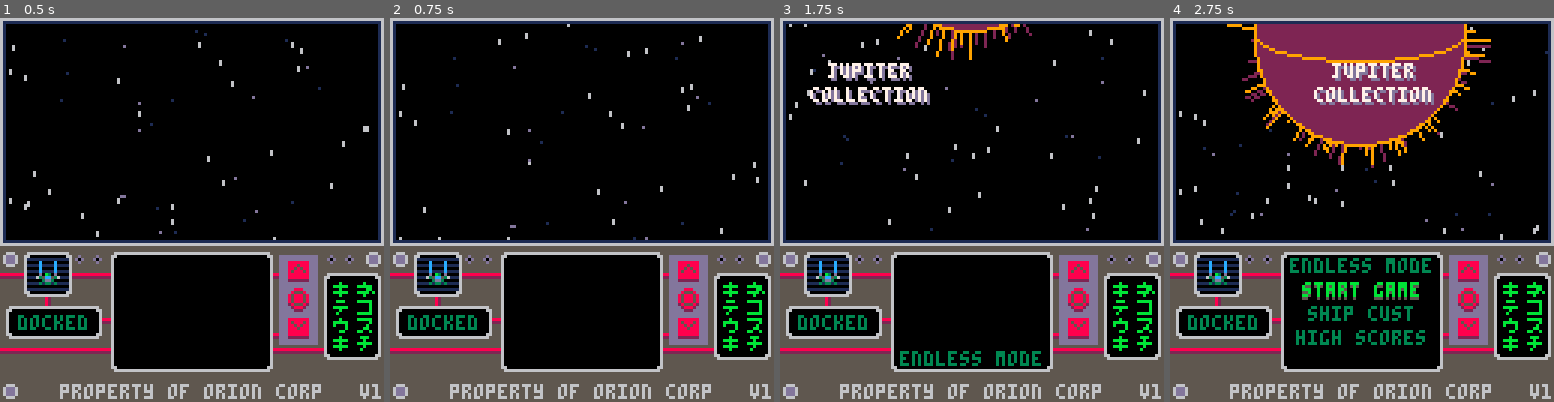
Above: before the commit, frames 1-4 (left to right).
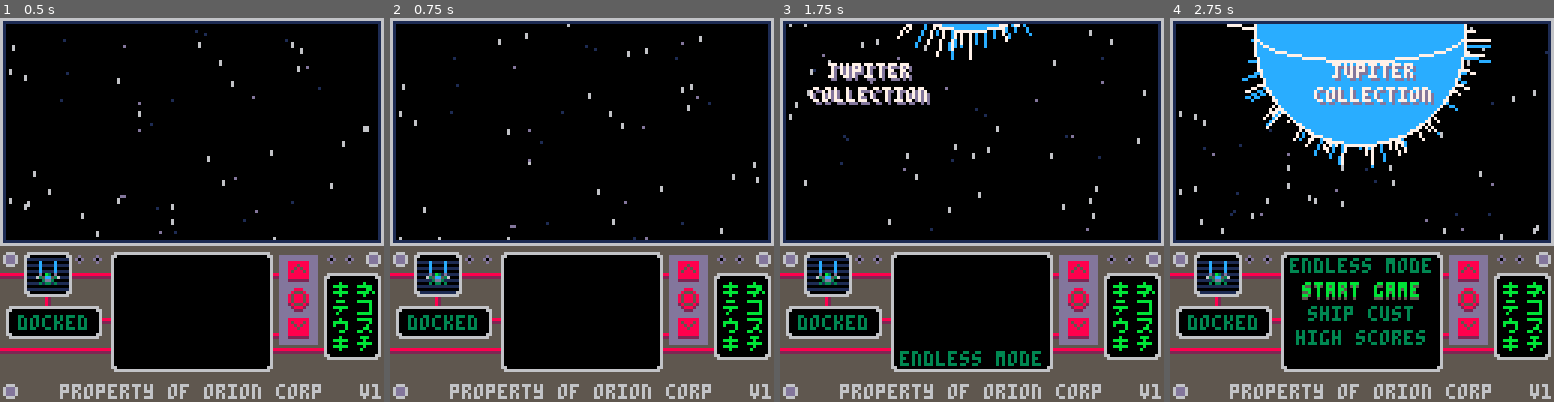
Above: after the commit, the same moments.

Repository: jacobneal65/drop-p8
Game: PICO-8 cartridge drop.p8
Same seed, same stepped clock (60 frames per second), same inputs: the game is played once before the commit and once after it.
Inputs:
- Up to frame 1 (0.5 s): tap X (X key) at 0.33 s
- Up to frame 2 (0.75 s): tap O (Z key) at 0.7 s
- Up to frame 3 (1.75 s): tap X (X key) at 1.07 s; hold Right from 1.6 s (still down); tap O (Z key) at 1.7 s
- Up to frame 4 (2.75 s): tap X (X key) at 1.85 s; release Right at 2.1 s; tap O (Z key) at 2.1, 2.5 s; hold Up 2.15-2.42 s; hold Right from 2.47 s (still down)

Frame 1 is identical in both runs. In frame 2, 0.8% of the frame differs, in the area x 7-18%, y 62-72%; in frame 3, 0.9%; in frame 4, 15%, in the area x 7-84%, y 1-72%.

Commit message:
started work on ship cust

Diff:
--- a/drop.p8
+++ b/drop.p8
@@ -23,7 +23,7 @@
 	sclrd={12,9,2,14}
 	scls={"b","k","m","g"}
 	sgtyp={"variable","incongruent","normal","irregular"}
-	intro_sun = f_rnd(3)+1
+	intro_sun = f_rnd(4)+1
 	--player
 	p_x=64
 	p_y=100
@@ -216,11 +215,26 @@
 		btn_sprs[3]=110
 		btn_tmr=5
 		if m[2]=="start game" then
-
 			init_start_game()
 		end
-	end
-
+		if m[2]=="ship cust" then
+
+		end
+	end
+
+end
+
+function upd_ship_cust()
+	btn_reset()
+	drop_screen()
+end
+
+function drop_screen()
+	if screen_up then
+		--+= screen offset
+		--if screen offset is the value
+		--screen_up=false
+	end
 end
 
 function init_start_game()
@@ -233,12 +247,16 @@
 	init_circfade()
 end
 
-function upd_start_game()
+function btn_reset()
 	if btn_tmr>0 then
 		btn_tmr-=1
 	else
 		btn_sprs[3]=94
 	end
+end
+
+function upd_start_game()
+	btn_reset()
 	if sg_tmr<6 then
 		sg_tmr+=1
 	else
@@ -291,10 +309,12 @@
 
 
 	--ship ui
+	local sy = max(t%4-2,0)
 	roundrect(8,78,16,15,6,0)
-	for i=1,6 do
-			line(9,78+i*2,22,78+i*2,1)
-	end
+	for i=1,5 do
+			line(9,78+i*2+sy,22,78+i*2+sy,1)
+	end
+	line(9+sy,90+sy,22-sy,90+sy,1)
 
 	spr(p_spr,12,81+ship_off)
 	if not in_menu then
